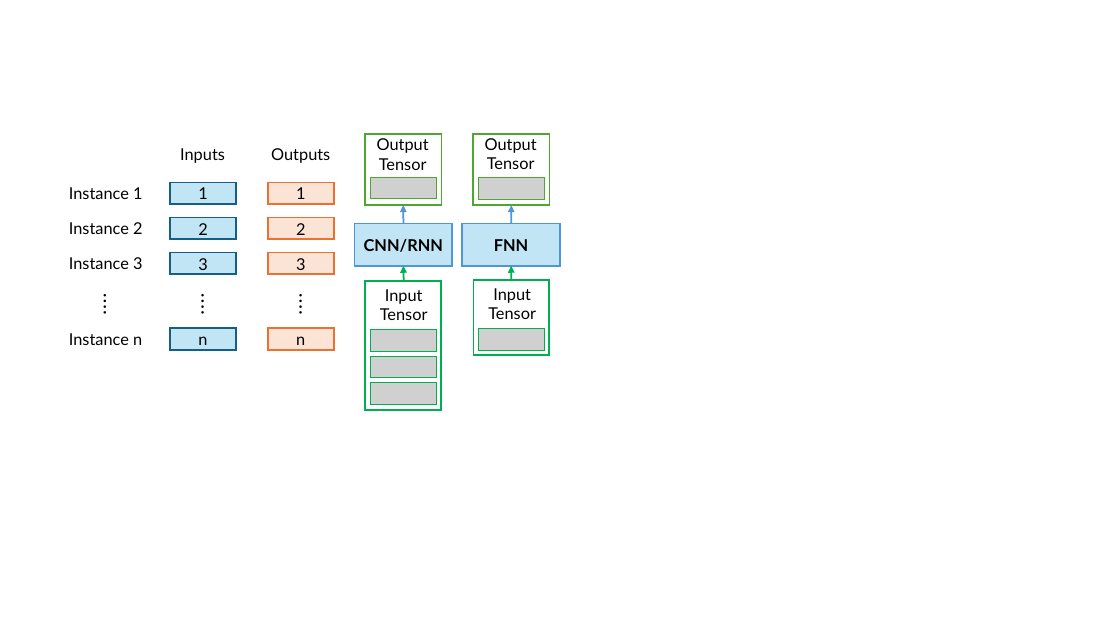
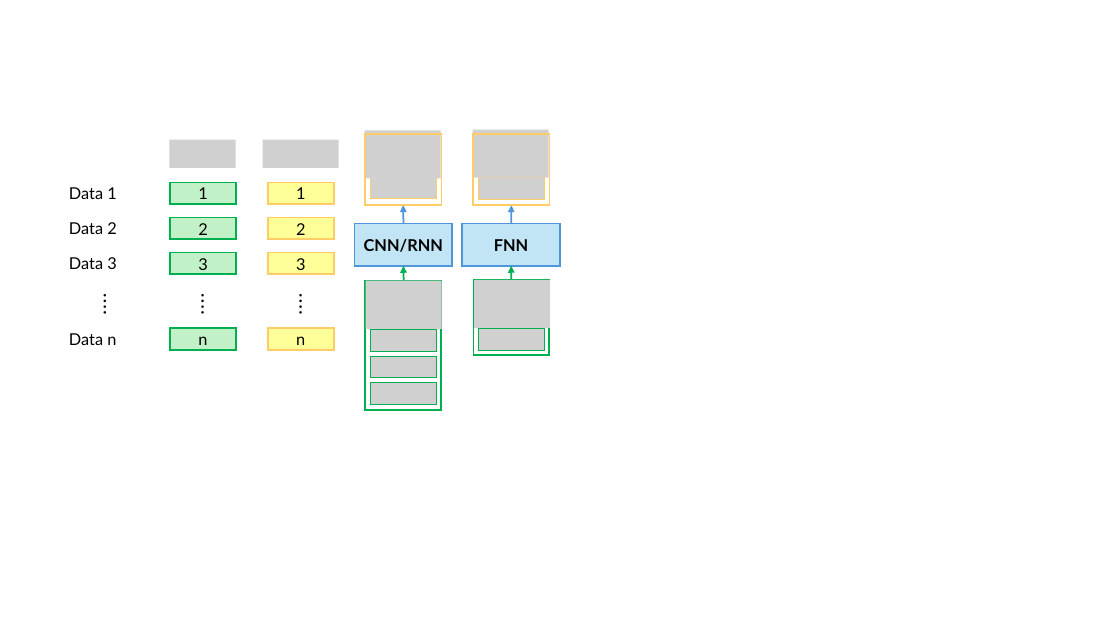
Before and after one commit to SunzidHassan/Research, a slide deck: slide 2 of 23-25_Automatic-Control-Lab/Projects/24_Aerosol/Paper/Figs/pics.pptx (slide 4 before the commit). Drawn at 1120x630 pixels with LibreOffice and Linux fonts; fonts in the diff are those of the drawing; grey boxes stand for pictures. Boxes give left, top, right and bottom in pixels: in the first picture for what was removed or moved away, otherwise in the second. Text is boxed around its words. In the diff, an @@ line names an element or a change of style, - is before the commit and + after.

```diff
--- a/23-25_Automatic-Control-Lab/Projects/24_Aerosol/Paper/Figs/pics.pptx
+++ b/23-25_Automatic-Control-Lab/Projects/24_Aerosol/Paper/Figs/pics.pptx
@@ picture added at (170,139,236,168) @@
@@ text removed at (180,148,225,163) @@
-Inputs
@@ picture added at (263,139,339,168) @@
@@ text removed at (271,148,330,163) @@
-Outputs
@@ rectangle at (365,134,441,206): outline #4EA72E 1.5 pt to #FFCC66 1.5 pt @@
@@ picture added at (365,130,441,178) @@
@@ text removed at (377,138,429,170) @@
-Output Tensor
@@ rectangle at (473,134,549,206): outline #4EA72E 1.5 pt to #FFCC66 1.5 pt @@
@@ picture added at (473,129,549,177) @@
@@ text removed at (485,138,537,169) @@
-Output Tensor
@@ text at (69,187,116,199): text changed @@
-Instance 1
+Data 1
@@ text at (69,222,116,234): text changed @@
-Instance 2
+Data 2
@@ text at (69,257,116,269): text changed @@
-Instance 3
+Data 3
@@ picture added at (365,281,442,329) @@
@@ text removed at (380,289,428,320) @@
-Input Tensor
@@ picture added at (475,280,551,328) @@
@@ text removed at (488,288,536,319) @@
-Input Tensor
@@ fill #C1E5F5 to #C2F1C8; outline #156082 1.5 pt to #00B050 1.5 pt in 4 elements at (170,182,236,204), (170,218,236,239), (170,253,236,275), (170,329,236,350) @@
@@ fill #FBE3D6 to #FFFF99; outline #E97132 1.5 pt to #FFCC66 1.5 pt in 4 elements at (268,182,334,204), (268,218,334,239), (268,253,334,275), (268,329,334,350) @@
@@ text at (69,333,116,345): text changed @@
-Instance n
+Data n
```
Also in this commit, not shown: 1 other slide changed, 3 slides removed, 6 other files.
